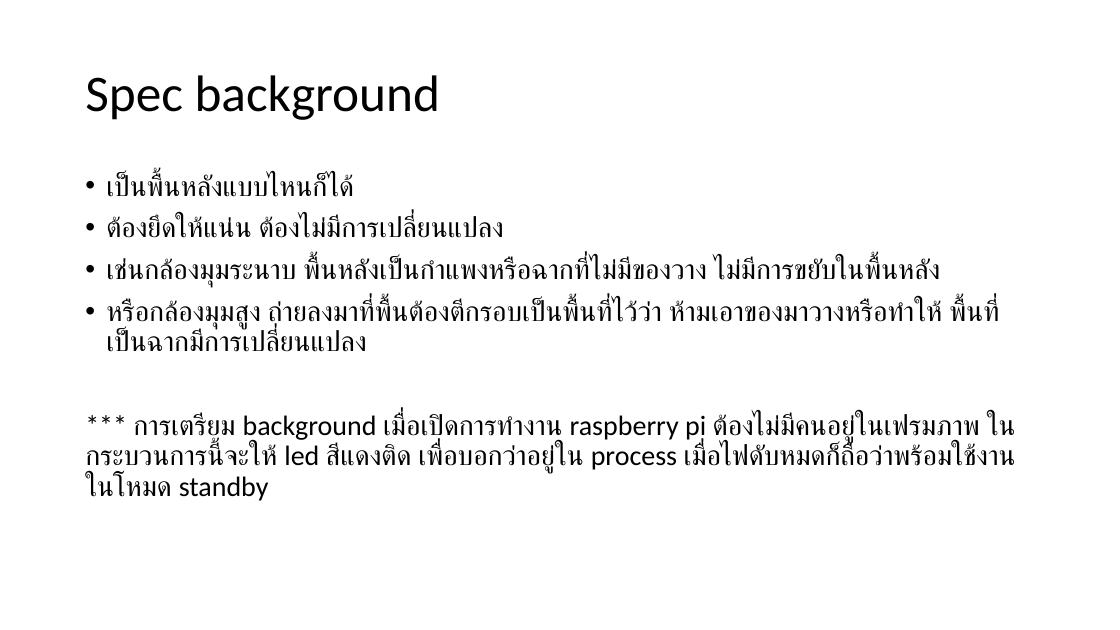
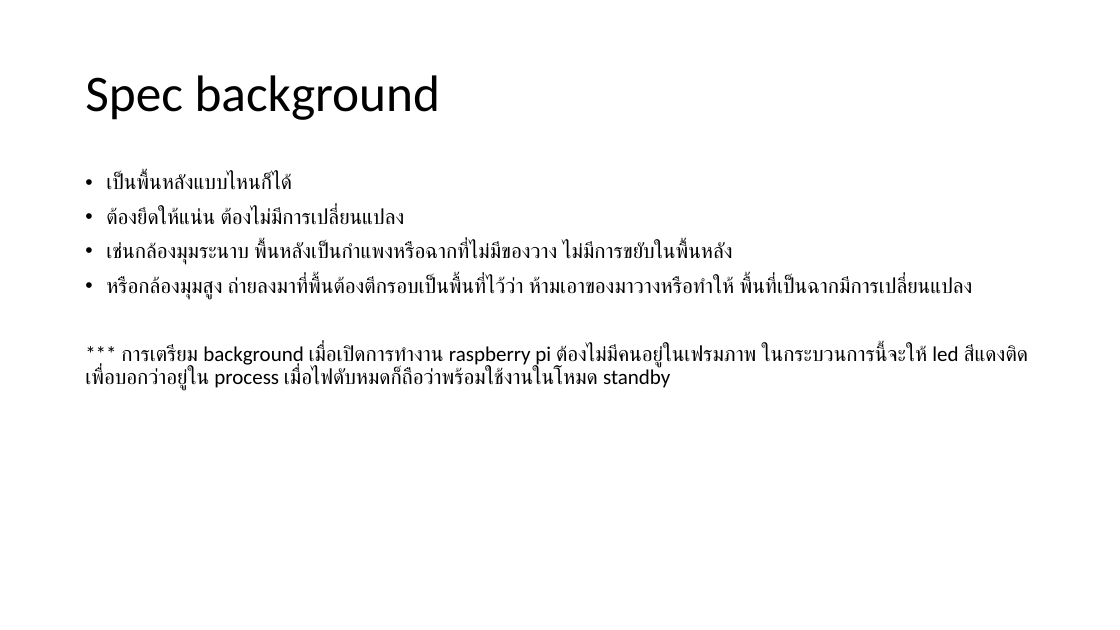
Before and after one commit to kavinteng/packing-video-capture, a slide deck: slide 3 of packing.pptx. Drawn at 1120x630 pixels with LibreOffice and Linux fonts; fonts in the diff are those of the drawing. Boxes give left, top, right and bottom in pixels: in the first picture for what was removed or moved away, otherwise in the second. Text is boxed around its words. In the diff, an @@ line names an element or a change of style, - is before the commit and + after.

```diff
--- a/packing.pptx
+++ b/packing.pptx
@@ text "เป็นพื้นหลังแบบไหนก็ได้" at (85, 173, 1028, 391): size 24 to 18 pt @@
```
Also in this commit, not shown: 2 other slides changed, 1 other file.
